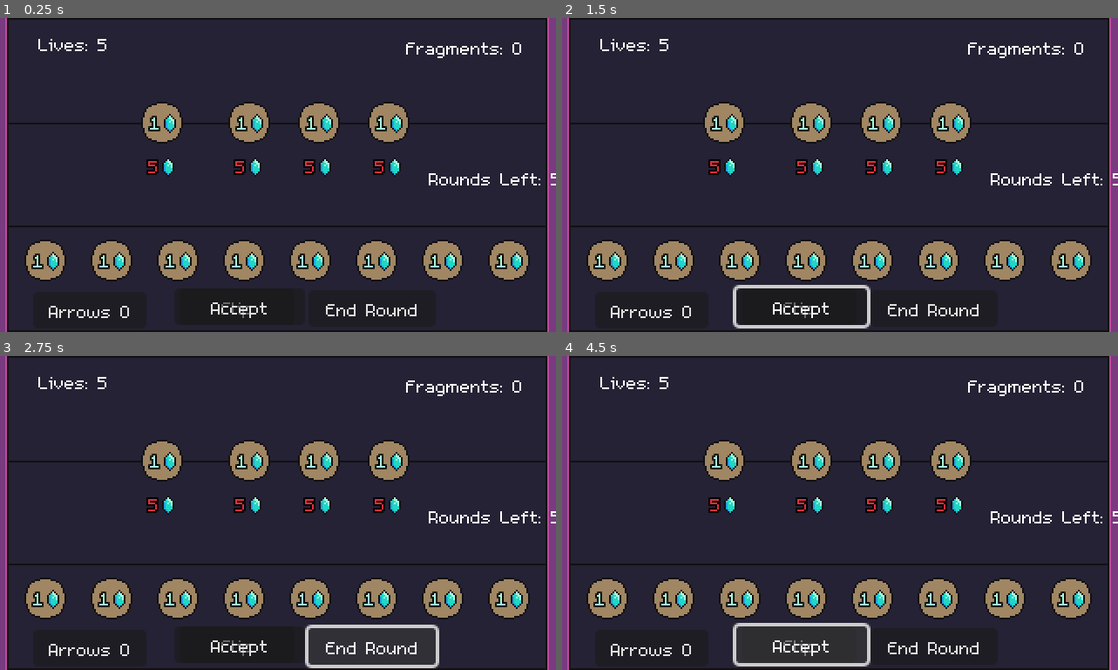
Above: before the commit, frames 1-4 (two rows, left to right).
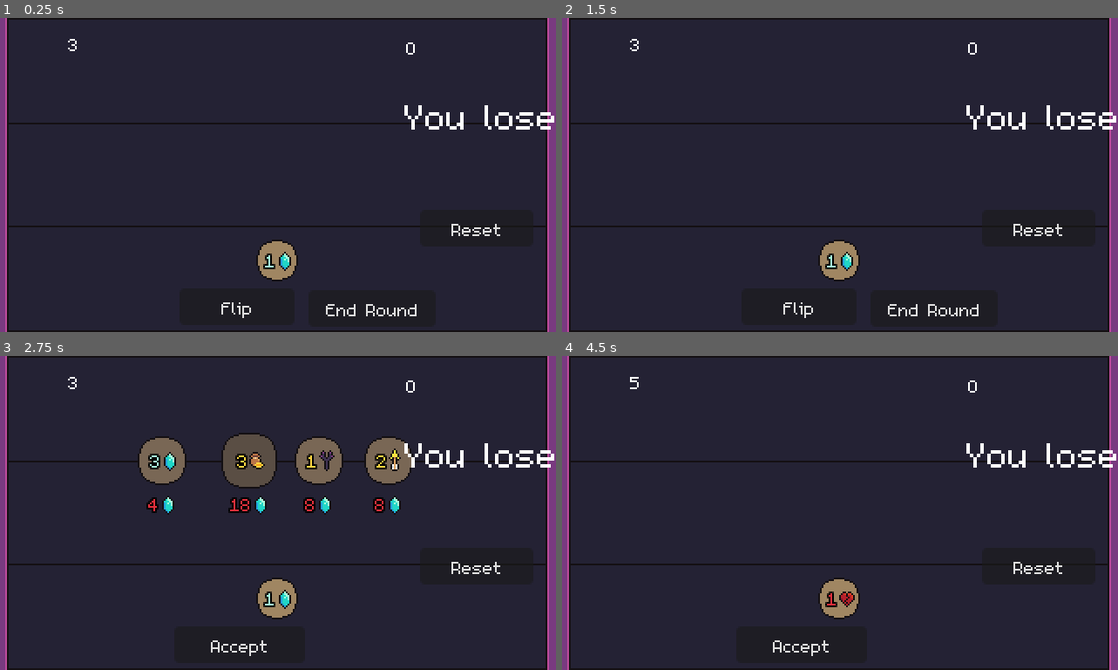
Above: after the commit, the same moments.

Repository: bdunko/Charon-s-Obol
Game: Godot game, scene res://main.tscn
Same seed, same stepped clock (60 frames per second), same inputs: the game is played once before the commit and once after it.
Inputs (mouse positions are in pixels of both pictures, inside the frame that each line leads up to):
- Up to frame 1 (0.25 s): no input
- Up to frame 2 (1.5 s): click "Flip" at 0.5 s; click (1040, 228) at 1.25 s, where only the run after the commit has a clickable "Reset"
- Up to frame 3 (2.75 s): click "End Round" at 2 s
- Up to frame 4 (4.5 s): click (650, 648) at 2.75 s, where only the run before the commit has a clickable "Arrows 0"; click "Accept" at 3.5 s; click (801, 644) at 4.25 s, where only the run before the commit has a clickable "Accept"

The runs differ from the first frame. In frame 1, 12% of the frame differs, in the area x 4-100%, y 6-96%; in frame 2, 13%; in frame 3, 14%, in the area x 4-100%, y 6-100%; in frame 4, 13%.
Error before the commit: Parse Error: Could not parse global class "Shop" from "res://shop.gd". (res://main.gd:8)

Commit message:
Refactor code

Diff:
--- /dev/null
+++ b/accept_button.gd
@@ -0,0 +1,10 @@
+extends Button
+
+func _ready():
+	Global.state_changed.connect(_on_state_changed)
+
+func _on_state_changed() -> void:
+	if Global.state == Global.State.AFTER_FLIP or Global.state == Global.State.SHOP:
+		show()
+	else:
+		hide()
--- /dev/null
+++ b/arrows_button.gd
@@ -0,0 +1,13 @@
+extends Button
+
+func _ready():
+	Global.arrow_count_changed.connect(_on_arrow_count_changed)
+	Global.state_changed.connect(_on_state_changed)
+
+func _on_arrow_count_changed() -> void:
+	visible = Global.arrows != 0
+	text = "Arrows: %d" % Global.arrows
+
+func _on_state_changed() -> void:
+	if Global.state != Global.State.AFTER_FLIP:
+		disabled = true
--- /dev/null
+++ b/end_round_button.gd
@@ -0,0 +1,10 @@
+extends Button
+
+func _ready() -> void:
+	Global.state_changed.connect(_on_state_changed)
+
+func _on_state_changed() -> void:
+	if Global.state == Global.State.BEFORE_FLIP:
+		show()
+	else:
+		hide()
--- /dev/null
+++ b/flip_button.gd
@@ -0,0 +1,11 @@
+extends Button
+
+
+func _ready() -> void:
+	Global.state_changed.connect(_on_state_changed)
+
+func _on_state_changed() -> void:
+	if Global.state == Global.State.BEFORE_FLIP:
+		show()
+	else:
+		hide()
--- /dev/null
+++ b/fragments_label.gd
@@ -0,0 +1,7 @@
+extends Label
+
+func _ready():
+	Global.fragments_count_changed.connect(_on_fragments_count_changed)
+
+func _on_fragments_count_changed() -> void:
+	text = "%s" % Global.fragments
--- a/global.gd
+++ b/global.gd
@@ -1,9 +1,86 @@
 extends Node
 
+enum State {
+	BEFORE_FLIP, AFTER_FLIP, SHOP, GAME_OVER
+}
+
+signal state_changed
+signal round_changed
+signal fragments_count_changed
+signal life_count_changed
+signal arrow_count_changed
+signal active_coin_power_changed
+
+signal warning
+func show_warning(warning_str: String) -> void:
+	emit_signal("warning", warning_str)
+
+var fragments: int:
+	set(val):
+		fragments = val
+		assert(fragments >= 0)
+		emit_signal("fragments_count_changed")
+
+var arrows: int:
+	set(val):
+		arrows = val
+		assert(arrows >= 0)
+		emit_signal("arrow_count_changed")
+
+var state := State.BEFORE_FLIP:
+	set(val):
+		state = val
+		emit_signal("state_changed")
+
+const NUM_ROUNDS = 5
+var round_count:
+	set(val):
+		round_count = val
+		emit_signal("round_changed")
+		if round_count > NUM_ROUNDS:
+			state = State.GAME_OVER
+
+const LIVES_PER_ROUND = [-1, 3, 5, 8, 10, 15]
+var lives:
+	set(val):
+		lives = val
+		emit_signal("life_count_changed")
+		if lives < 0:
+			state = State.GAME_OVER
+
+
+const GOAL_COIN_VALUE = 20
+var coin_value:
+	set(val):
+		coin_value = val
+		if coin_value >= GOAL_COIN_VALUE:
+			state = State.GAME_OVER
+
+
+var active_coin_power_coin: CoinEntity = null
+var active_coin_power:
+	set(val):
+		active_coin_power = val
+		emit_signal("active_coin_power_changed")
+
+
+
+
+# refactor this into Util
 var RNG = RandomNumberGenerator.new()
 
 func choose_one(arr: Array):
 	return arr[RNG.randi_range(0, arr.size()-1)]
+
+
+
+
+
+
+
+
+
+# todo - refactor this into a separate file probably; CoinInfo
 
 enum Denomination {
 	OBOL = 0,
--- /dev/null
+++ b/lives_label.gd
@@ -0,0 +1,7 @@
+extends Label
+
+func _ready():
+	Global.life_count_changed.connect(_on_life_count_changed)
+
+func _on_life_count_changed() -> void:
+	text = str(Global.lives)
--- a/main.gd
+++ b/main.gd
@@ -1,144 +1,31 @@
 extends Node2D
-
-enum State {
-	BEFORE_FLIP, AFTER_FLIP, SHOP, GAME_OVER
-}
 
 @onready var _COIN_ROW = $Table/CoinRow
 @onready var _SHOP : Shop = $Table/Shop
 
-@onready var _COIN_VALUE_LABEL = $UI/CoinValueLabel
-@onready var _LIVES_LABEL = $UI/LivesLabel
-@onready var _ROUNDS_LABEL = $UI/RoundsLabel
-@onready var _GOAL_LABEL = $UI/GoalLabel
 @onready var _RESULT_LABEL = $UI/ResultLabel
-@onready var _FRAGMENT_LABEL = $UI/FragmentsLabel
-@onready var _POWER_LABEL = $UI/PowerLabel
-
-@onready var _FLIP_BUTTON = $UI/FlipButton
-@onready var _END_ROUND_BUTTON = $UI/EndRoundButton
-@onready var _ACCEPT_BUTTON = $UI/AcceptButton
+
 @onready var _RESET_BUTTON = $UI/ResetButton
-@onready var _ARROWS_BUTTON = $UI/ArrowsButton
-
-@onready var _WARNING_LABEL = $UI/WarningLabel
-@onready var _WARNING_TIMER = $UI/WarningLabel/Timer
-
-var _state := State.BEFORE_FLIP:
-	set(val):
-		_state = val
-		if _state == State.BEFORE_FLIP:
-			_FLIP_BUTTON.show()
-			_END_ROUND_BUTTON.show()
-			_ACCEPT_BUTTON.hide()
-			_LIVES_LABEL.show()
-			_ARROWS_BUTTON.hide()
-			_SHOP.hide()
-		elif _state == State.AFTER_FLIP:
-			_WARNING_LABEL.hide()
-			_FLIP_BUTTON.hide()
-			_END_ROUND_BUTTON.hide()
-			if _arrows > 0:
-				_ARROWS_BUTTON.show()
-			_ACCEPT_BUTTON.show()
-		elif _state == State.SHOP:
-			_WARNING_LABEL.hide()
-			_FLIP_BUTTON.hide()
-			_END_ROUND_BUTTON.hide()
-			_ACCEPT_BUTTON.show()
-			_LIVES_LABEL.hide()
-			_ARROWS_BUTTON.hide()
-			_SHOP.show()
-		elif _state == State.GAME_OVER:
-			_on_game_end()
-
-const _ROUNDS = 5
-var _round:
-	set(val):
-		_round = val
-		_ROUNDS_LABEL.text = "Rounds Left: %s" % (_ROUNDS - _round)
-		if _round > _ROUNDS:
-			_state = State.GAME_OVER
-
-var _fragments:
-	set(val):
-		_fragments = val
-		_FRAGMENT_LABEL.text = "Fragments: %s" % _fragments
-
-const _GOAL_COIN_VALUE = 20
-var _coin_value:
-	set(val):
-		_coin_value = val
-		_COIN_VALUE_LABEL.text = "Total Coin Value: %s" % _coin_value
-		if _coin_value >= _GOAL_COIN_VALUE:
-			_state = State.GAME_OVER
-
-const _LIVES_PER_ROUND = [-1, 3, 5, 8, 10, 15]
-var _lives:
-	set(val):
-		_lives = val
-		_LIVES_LABEL.text = "Lives: %s" % _lives
-		if _lives < 0:
-			_state = State.GAME_OVER
-
-var _active_coin_power_coin: CoinEntity = null
-var _active_coin_power:
-	set(val):
-		_active_coin_power = val
-		if _active_coin_power != Global.Power.NONE:
-			if _active_coin_power == Global.Power.ARROW_REFLIP: # special case - arrow power has no coin
-				_POWER_LABEL.text = "Power: Arrow Reflip"
-			else:
-				_POWER_LABEL.text = "Power: %s" % _active_coin_power_coin.get_power_string()
-			_POWER_LABEL.show()
-		else:
-			_POWER_LABEL.hide()
-
-var _arrows: int:
-	set(val):
-		_arrows = val
-		assert(_arrows >= 0)
-		_ARROWS_BUTTON.visible = _arrows != 0
-		_ARROWS_BUTTON.text = "Arrows: %d" % _arrows
-
 
 func _ready() -> void:
 	assert(_COIN_ROW)
 	assert(_SHOP)
 
-	assert(_COIN_VALUE_LABEL)
-	assert(_LIVES_LABEL)
-	assert(_ROUNDS_LABEL)
-	assert(_GOAL_LABEL)
 	assert(_RESULT_LABEL)
-	assert(_POWER_LABEL)
-	assert(_FRAGMENT_LABEL)
-
-	assert(_FLIP_BUTTON)
-	assert(_ACCEPT_BUTTON)
-	assert(_END_ROUND_BUTTON)
+
 	assert(_RESET_BUTTON)
-	assert(_ARROWS_BUTTON)
-
-	_GOAL_LABEL.text = "Goal Coin Value: %d" % _GOAL_COIN_VALUE
+
+	Global.state_changed.connect(_on_game_end)
 
 	_on_reset_button_pressed()
 
+func _on_state_changed() -> void:
+	if Global.state == Global.State.GAME_OVER:
+		_on_game_end()
+
 func _on_game_end() -> void:
-	var victory = _coin_value >= _GOAL_COIN_VALUE
+	var victory = Global.coin_value >= Global.GOAL_COIN_VALUE
 	_RESULT_LABEL.text = "You win!" if victory else "You lose..."
-
-	# hide most of the UI
-	_FLIP_BUTTON.hide()
-	_END_ROUND_BUTTON.hide()
-	_ACCEPT_BUTTON.hide()
-	_ARROWS_BUTTON.hide()
-	_SHOP.hide()
-	_ROUNDS_LABEL.hide()
-	_FRAGMENT_LABEL.hide()
-	_LIVES_LABEL.hide()
-	_WARNING_LABEL.hide()
-
 	_RESULT_LABEL.show()
 	_RESET_BUTTON.show()
 
@@ -147,24 +34,19 @@
 	for coin in _COIN_ROW.get_children():
 		coin.queue_free()
 
-	_round = 1
-	_lives = _LIVES_PER_ROUND[1]
-	_coin_value = 1
-	_fragments = 0
-	_arrows = 0
-	_active_coin_power = Global.Power.NONE
+	Global.round_count = 1
+	Global.lives = Global.LIVES_PER_ROUND[1]
+	Global.coin_value = 1
+	Global.fragments = 0
+	Global.arrows = 0
+	Global.active_coin_power = Global.Power.NONE
 
 	# make a single starting coin
 	_gain_coin(Global.make_coin(Global.GENERIC_FAMILY, Global.Denomination.OBOL))
 
-	_ROUNDS_LABEL.show()
-	_FRAGMENT_LABEL.show()
-	_LIVES_LABEL.show()
-
-	_WARNING_LABEL.hide()
 	_RESULT_LABEL.hide()
 	_RESET_BUTTON.hide()
-	_state = State.BEFORE_FLIP
+	Global.state = Global.State.BEFORE_FLIP
 
 func _on_flip_button_pressed() -> void:
 	# flip all the coins
@@ -172,50 +54,50 @@
 		coin = coin as CoinEntity
 		coin.flip()
 		coin.unlock() #remove any lock from a previous round
-	_state = State.AFTER_FLIP
+	Global.state = Global.State.AFTER_FLIP
 
 func _on_accept_button_pressed():
-	assert(_state != State.GAME_OVER and _state != State.BEFORE_FLIP, "this shouldn't happen")
-
-	_active_coin_power = Global.Power.NONE
-	_active_coin_power_coin = null
-
-	match(_state):
-		State.AFTER_FLIP:
+	assert(Global.state != Global.State.GAME_OVER and Global.state != Global.State.BEFORE_FLIP, "this shouldn't happen")
+
+	Global.active_coin_power = Global.Power.NONE
+	Global.active_coin_power_coin = null
+
+	match(Global.state):
+		Global.State.AFTER_FLIP:
 			for coin in _COIN_ROW.get_children():
 				if coin.is_heads():
-					_fragments += coin.get_fragments()
+					Global.fragments += coin.get_fragments()
 				else:
-					_lives -= coin.get_life_loss()
-		State.SHOP:
-			_round += 1
-			if _round > _ROUNDS: # if the game ended, just exit
+					Global.lives -= coin.get_life_loss()
+		Global.State.SHOP:
+			Global.round_count += 1
+			if Global.round_count > Global.NUM_ROUNDS: # if the game ended, just exit
 				return
 
 			# refresh lives
-			_lives = _LIVES_PER_ROUND[_round]
+			Global.lives = Global.LIVES_PER_ROUND[Global.round_count]
 
 			# recharge all coin powers
 			for coin in _COIN_ROW.get_children():
 				coin = coin as CoinEntity
 				coin.reset_power_uses()
 
-	if _state != State.GAME_OVER:
-		_state = State.BEFORE_FLIP
+	if Global.state != Global.State.GAME_OVER:
+		Global.state = Global.State.BEFORE_FLIP
 
 func _on_end_round_button_pressed():
-	assert(_state == State.BEFORE_FLIP)
+	assert(Global.state == Global.State.BEFORE_FLIP)
 	_SHOP.randomize_shop()
-	_state = State.SHOP
+	Global.state = Global.State.SHOP
 
 func _on_shop_coin_purchased(shop_item: ShopItem, price: int):
 	# make sure we can afford this coin
-	if _fragments < price:
-		_display_warning("Insufficient fragments!")
+	if Global.fragments < price:
+		Global.show_warning("Insufficient fragments!")
 		return
 
 	# we can afford it, so purchase this coin and remove it from the shop
-	_fragments -= price
+	Global.fragments -= price
 	_gain_coin_entity(shop_item.take_coin())
 	shop_item.queue_free()
 
@@ -224,31 +106,31 @@
 	new_coin.clicked.connect(_on_coin_clicked)
 	_COIN_ROW.add_child(new_coin)
 	new_coin.assign_coin(coin)
-	_coin_value += coin.get_value()
+	Global.coin_value += coin.get_value()
 
 func _gain_coin_entity(coin: CoinEntity):
 	_COIN_ROW.add_child(coin)
 	coin.clicked.connect(_on_coin_clicked)
-	_coin_value += coin.get_value()
+	Global.coin_value += coin.get_value()
 
 func _on_coin_clicked(coin: CoinEntity):
 	# only use coin powers during after flip
-	if _state != State.AFTER_FLIP:
+	if Global.state != Global.State.AFTER_FLIP:
 		return
 
 	# if we have a coin power active, we're using a power on this coin; do that
-	if _active_coin_power != Global.Power.NONE:
-		if coin == _active_coin_power_coin:
-			_display_warning("Cannot use a coin's power on itself!")
+	if Global.active_coin_power != Global.Power.NONE:
+		if coin == Global.active_coin_power_coin:
+			Global.show_warning("Cannot use a coin's power on itself!")
 			return
-		elif _active_coin_power == Global.Power.ARROW_REFLIP and coin.get_power() == Global.Power.GAIN_ARROW:
-			_display_warning("Cannot reflip Apollo coins with Arrows!")
+		elif Global.active_coin_power == Global.Power.ARROW_REFLIP and coin.get_power() == Global.Power.GAIN_ARROW:
+			Global.show_warning("Cannot reflip Apollo coins with Arrows!")
 			return
-		elif _active_coin_power == Global.Power.WISDOM and coin.get_power() == Global.Power.WISDOM:
-			_display_warning("Cannot use Athena's power on Athena coins!")
+		elif Global.active_coin_power == Global.Power.WISDOM and coin.get_power() == Global.Power.WISDOM:
+			Global.show_warning("Cannot use Athena's power on Athena coins!")
 			return
 
-		match(_active_coin_power):
+		match(Global.active_coin_power):
 			Global.Power.REFLIP:
 				coin.flip()
 			Global.Power.LOCK:
@@ -268,62 +150,62 @@
 
 				# flip coin and neighbors
 				coin.flip()
-				if left_neighbor and left_neighbor != _active_coin_power_coin:
+				if left_neighbor and left_neighbor != Global.active_coin_power_coin:
 					left_neighbor.flip()
-				if right_neighbor and right_neighbor != _active_coin_power_coin:
+				if right_neighbor and right_neighbor != Global.active_coin_power_coin:
 					right_neighbor.flip()
 			Global.Power.CHANGE_AND_BLURSE:
 				coin.change_face()
 				coin.curse() if coin.is_heads() else coin.bless()
 			Global.Power.WISDOM:
 				if coin.get_life_loss() == 0:
-					_display_warning("This coin already has no penalty!")
+					Global.show_warning("This coin already has no penalty!")
 					return
 				coin.apply_athena_wisdom()
 			Global.Power.FORGE:
 				if coin.get_denomination() == Global.Denomination.TETROBOL:
-					_display_warning("This coin cannot be upgraded further!")
-					return
-				_coin_value -= coin.get_value()
+					Global.show_warning("This coin cannot be upgraded further!")
+					return
+				Global.coin_value -= coin.get_value()
 				coin.upgrade_denomination()
-				_coin_value += coin.get_value()
+				Global.coin_value += coin.get_value()
 			Global.Power.RECHARGE:
 				if coin.get_power() == Global.Power.NONE:
-					_display_warning("This coin has no power to recharge!")
+					Global.show_warning("This coin has no power to recharge!")
 					return
 				coin.recharge_power_uses_by(1)
 			Global.Power.EXCHANGE:
 				coin.assign_coin(Global.make_coin(Global.random_family(), coin.get_denomination()))
 			Global.Power.BLESS:
 				if coin.is_blessed():
-					_display_warning("This coin is already blessed!")
+					Global.show_warning("This coin is already blessed!")
 					return
 				coin.bless()
 			Global.Power.DESTROY:
-				_fragments += coin.get_store_price() + _active_coin_power_coin.get_store_price()
-				_coin_value -= coin.get_value()
+				Global.fragments += coin.get_store_price() + Global.active_coin_power_coin.get_store_price()
+				Global.coin_value -= coin.get_value()
 				coin.queue_free()
 			Global.Power.ARROW_REFLIP:
 				coin.flip()
-				_arrows -= 1
-				if _arrows == 0:
-					_active_coin_power = Global.Power.NONE
+				Global.arrows -= 1
+				if Global.arrows == 0:
+					Global.active_coin_power = Global.Power.NONE
 				return #special case - this power is not from a coin, so just exit immediately
 
-		_active_coin_power_coin.spend_power_use()
-		if _active_coin_power_coin.get_power_uses_remaining() == 0:
-			_active_coin_power_coin = null
-			_active_coin_power = Global.Power.NONE
+		Global.active_coin_power_coin.spend_power_use()
+		if Global.active_coin_power_coin.get_power_uses_remaining() == 0:
+			Global.active_coin_power_coin = null
+			Global.active_coin_power = Global.Power.NONE
 
 	# otherwise we're attempting to activate a coin
 	elif coin.get_power() != Global.Power.NONE and coin.get_power_uses_remaining() > 0:
 		# if this is a power which does not target, resolve it
 		match coin.get_power():
 			Global.Power.GAIN_LIFE:
-				_lives += coin.get_power_uses_remaining()
+				Global.lives += coin.get_power_uses_remaining()
 				coin.spend_all_power_uses()
 			Global.Power.GAIN_ARROW:
-				_arrows += coin.get_power_uses_remaining()
+				Global.arrows += coin.get_power_uses_remaining()
 				coin.spend_all_power_uses()
 			Global.Power.REFLIP_ALL:
 				for c in _COIN_ROW.get_children():
@@ -335,23 +217,15 @@
 				_gain_coin(Global.make_coin(Global.random_family(), coin.get_denomination()))
 				coin.spend_power_use()
 			_: # otherwise, make this the active coin and coin power and await click on target
-				_active_coin_power_coin = coin
-				_active_coin_power = coin.get_power()
+				Global.active_coin_power_coin = coin
+				Global.active_coin_power = coin.get_power()
 
 func _on_arrow_button_pressed():
-	_active_coin_power = Global.Power.ARROW_REFLIP
-
-func _display_warning(warning_msg: String) -> void:
-	_WARNING_LABEL.text = warning_msg
-	_WARNING_TIMER.start()
-	_WARNING_LABEL.show()
-
-func _on_warning_timer_timeout():
-	_WARNING_LABEL.hide()
+	Global.active_coin_power = Global.Power.ARROW_REFLIP
 
 func _input(event):
 	# right click with a god power disables it
 	if event is InputEventMouseButton:
 		if event.button_index == MOUSE_BUTTON_RIGHT:
-			_active_coin_power = Global.Power.NONE
-			_active_coin_power_coin = null
+			Global.active_coin_power = Global.Power.NONE
+			Global.active_coin_power_coin = null
--- a/main.tscn
+++ b/main.tscn
@@ -6,7 +6,15 @@
 [ext_resource type="PackedScene" uid="uid://svl2gfhqrjtk" path="res://shop_item.tscn" id="3_d2o1n"]
 [ext_resource type="Script" path="res://shop.gd" id="3_ie1li"]
 [ext_resource type="Texture2D" uid="uid://sr30u1imc127" path="res://assets/world/table.png" id="3_lyhfa"]
+[ext_resource type="Script" path="res://flip_button.gd" id="4_7l1h8"]
+[ext_resource type="Script" path="res://fragments_label.gd" id="4_cmijk"]
+[ext_resource type="Script" path="res://lives_label.gd" id="5_47pph"]
+[ext_resource type="Script" path="res://end_round_button.gd" id="5_hbpym"]
+[ext_resource type="Script" path="res://accept_button.gd" id="5_mah4n"]
+[ext_resource type="Script" path="res://arrows_button.gd" id="5_npep4"]
+[ext_resource type="Script" path="res://warning_label.gd" id="7_gwofi"]
 [ext_resource type="PackedScene" uid="uid://bjl18p6kktksk" path="res://voyage.tscn" id="7_o62wp"]
+[ext_resource type="Script" path="res://power_label.gd" id="10_aytg2"]
 
 [node name="Game" type="Node2D"]
 script = ExtResource("1_68se7")
@@ -28,6 +36,7 @@
 offset_right = 170.0
 offset_bottom = 176.0
 text = "Flip"
+script = ExtResource("4_7l1h8")
 
 [node name="AcceptButton" type="Button" parent="UI"]
 texture_filter = 1
@@ -36,6 +45,7 @@
 offset_right = 176.0
 offset_bottom = 176.0
 text = "Accept"
+script = ExtResource("5_mah4n")
 
 [node name="EndRoundButton" type="Button" parent="UI"]
 texture_filter = 1
@@ -44,6 +54,25 @@
 offset_right = 251.0
 offset_bottom = 177.0
 text = "End Round"
+script = ExtResource("5_hbpym")
+
+[node name="ResetButton" type="Button" parent="UI"]
+visible = false
+texture_filter = 1
+offset_left = 242.0
+offset_top = 110.0
+offset_right = 307.0
+offset_bottom = 131.0
+text = "Reset"
+
+[node name="ArrowsButton" type="Button" parent="UI"]
+texture_filter = 1
+offset_left = 20.0
+offset_top = 157.0
+offset_right = 85.0
+offset_bottom = 178.0
+text = "Arrows 0"
+script = ExtResource("5_npep4")
 
 [node name="LivesLabel" type="Label" parent="UI"]
 texture_filter = 1
@@ -53,6 +82,7 @@
 offset_bottom = 27.0
 text = "Lives: 5"
 horizontal_alignment = 1
+script = ExtResource("5_47pph")
 
 [node name="FragmentsLabel" type="Label" parent="UI"]
 texture_filter = 1
@@ -61,41 +91,18 @@
 offset_right = 302.0
 offset_bottom = 29.0
 text = "Fragments: 0"
+script = ExtResource("4_cmijk")
 
 [node name="PowerLabel" type="Label" parent="UI"]
 texture_filter = 1
-offset_left = -65.0
-offset_top = -61.0
-offset_right = 379.0
-offset_bottom = -32.0
+offset_left = 5.0
+offset_top = 31.0
+offset_right = 314.0
+offset_bottom = 60.0
 theme_override_font_sizes/font_size = 32
 text = "Power: "
 horizontal_alignment = 1
-
-[node name="CoinValueLabel" type="Label" parent="UI"]
-texture_filter = 1
-offset_left = 291.0
-offset_top = -60.0
-offset_right = 388.0
-offset_bottom = -44.0
-text = "Total Coin Value: 0"
-
-[node name="GoalLabel" type="Label" parent="UI"]
-texture_filter = 1
-offset_left = 290.0
-offset_top = -42.0
-offset_right = 391.0
-offset_bottom = -26.0
-text = "Goal Coin Value: 5"
-horizontal_alignment = 1
-
-[node name="RoundsLabel" type="Label" parent="UI"]
-texture_filter = 1
-offset_left = 247.0
-offset_top = 85.0
-offset_right = 323.0
-offset_bottom = 104.0
-text = "Rounds Left: 5"
+script = ExtResource("10_aytg2")
 
 [node name="ResultLabel" type="Label" parent="UI"]
 visible = false
@@ -108,31 +115,15 @@
 text = "You win!"
 horizontal_alignment = 1
 
-[node name="ResetButton" type="Button" parent="UI"]
-visible = false
-texture_filter = 1
-offset_left = 242.0
-offset_top = 110.0
-offset_right = 307.0
-offset_bottom = 131.0
-text = "Reset"
-
-[node name="ArrowsButton" type="Button" parent="UI"]
-texture_filter = 1
-offset_left = 20.0
-offset_top = 157.0
-offset_right = 85.0
-offset_bottom = 178.0
-text = "Arrows 0"
-
 [node name="WarningLabel" type="Label" parent="UI"]
 texture_filter = 1
-offset_left = -74.0
-offset_top = -30.0
-offset_right = 374.0
-offset_bottom = -14.0
+offset_left = -76.0
+offset_top = 13.0
+offset_right = 372.0
+offset_bottom = 29.0
 text = "Can't do that!"
 horizontal_alignment = 1
+script = ExtResource("7_gwofi")
 
 [node name="Timer" type="Timer" parent="UI/WarningLabel"]
 wait_time = 2.0
@@ -212,5 +203,5 @@
 [connection signal="pressed" from="UI/EndRoundButton" to="." method="_on_end_round_button_pressed"]
 [connection signal="pressed" from="UI/ResetButton" to="." method="_on_reset_button_pressed"]
 [connection signal="pressed" from="UI/ArrowsButton" to="." method="_on_arrow_button_pressed"]
-[connection signal="timeout" from="UI/WarningLabel/Timer" to="." method="_on_warning_timer_timeout"]
+[connection signal="timeout" from="UI/WarningLabel/Timer" to="UI/WarningLabel" method="_on_timer_timeout"]
 [connection signal="coin_purchased" from="Table/Shop" to="." method="_on_shop_coin_purchased"]
--- /dev/null
+++ b/power_label.gd
@@ -0,0 +1,14 @@
+extends Label
+
+func _ready() -> void:
+	Global.active_coin_power_changed.connect(_on_active_coin_power_changed)
+
+func _on_active_coin_power_changed() -> void:
+	if Global.active_coin_power != Global.Power.NONE:
+		if Global.active_coin_power == Global.Power.ARROW_REFLIP: # special case - arrow power has no coin
+			text = "Power: Arrow Reflip"
+		else:
+			text = "Power: %s" % Global.active_coin_power_coin.get_power_string()
+		show()
+	else:
+		hide()
--- a/shop.gd
+++ b/shop.gd
@@ -10,7 +10,16 @@
 const _NUM_GENERIC_SHOP_ITEMS = 1
 const _NUM_GOD_SHOP_ITEMS = 3
 
-func randomize_shop():
+func _ready() -> void:
+	Global.state_changed.connect(_on_state_changed)
+
+func _on_state_changed() -> void:
+	if Global.state == Global.State.SHOP:
+		show()
+	else:
+		hide()
+
+func randomize_shop() -> void:
 	for generic_child in _GENERIC_COIN_CONTAINER.get_children():
 		generic_child.queue_free()
 	for god_child in _GOD_COIN_CONTAINER.get_children():
@@ -30,9 +39,5 @@
 		shop_item.assign_coin(Global.make_coin(Global.random_god_family(), Global.random_shop_denomination()))
 		shop_item.purchased.connect(_on_coin_purchased)
 
-func _notify_num_fragments(num_fragments: int) -> void:
-	#
-
-func _on_coin_purchased(item: ShopItem, price: int):
-	print("coin")
+func _on_coin_purchased(item: ShopItem, price: int) -> void:
 	emit_signal("coin_purchased", item, price)
--- a/shop_item.gd
+++ b/shop_item.gd
@@ -5,6 +5,9 @@
 
 @onready var _COIN: CoinEntity = $Coin
 @onready var _COST = $Price
+
+func _ready() -> void:
+	Global.fragments_count_changed.connect(_update_price_label)
 
 func take_coin() -> CoinEntity:
 	var coin = _COIN
@@ -16,14 +19,11 @@
 const _AFFORDABLE_COLOR = "#ffffff"
 func assign_coin(coin: Global.Coin) -> void:
 	_COIN.assign_coin(coin)
+	_update_price_label()
 
-	# update cost/subtitle/description
-	_COST.text = _PRICE_FORMAT % [_AFFORDABLE_COLOR, _COIN.get_store_price()]
-
-func _notify_num_fragments(num_fragments: int) -> void:
-	# update color of
+func _update_price_label() -> void:
 	var price = _COIN.get_store_price()
-	_COST.text = _PRICE_FORMAT % [_AFFORDABLE_COLOR if num_fragments >=price else _UNAFFORDABLE_COLOR, price]
+	_COST.text = _PRICE_FORMAT % [_AFFORDABLE_COLOR if Global.fragments >= price else _UNAFFORDABLE_COLOR, price]
 
 func _on_coin_clicked(coin: CoinEntity):
 	emit_signal("purchased", self, coin.get_store_price())
--- /dev/null
+++ b/warning_label.gd
@@ -0,0 +1,18 @@
+extends Label
+
+@onready var _TIMER = $Timer
+
+func _ready():
+	Global.warning.connect(_on_warning)
+	Global.state_changed.connect(_on_state_changed)
+
+func _on_warning(warning_msg: String) -> void:
+	text = warning_msg
+	_TIMER.start()
+	show()
+
+func _on_state_changed() -> void:
+	hide()
+
+func _on_timer_timeout():
+	hide()
Not shown: 1 places in main.tscn that only renumber resources
